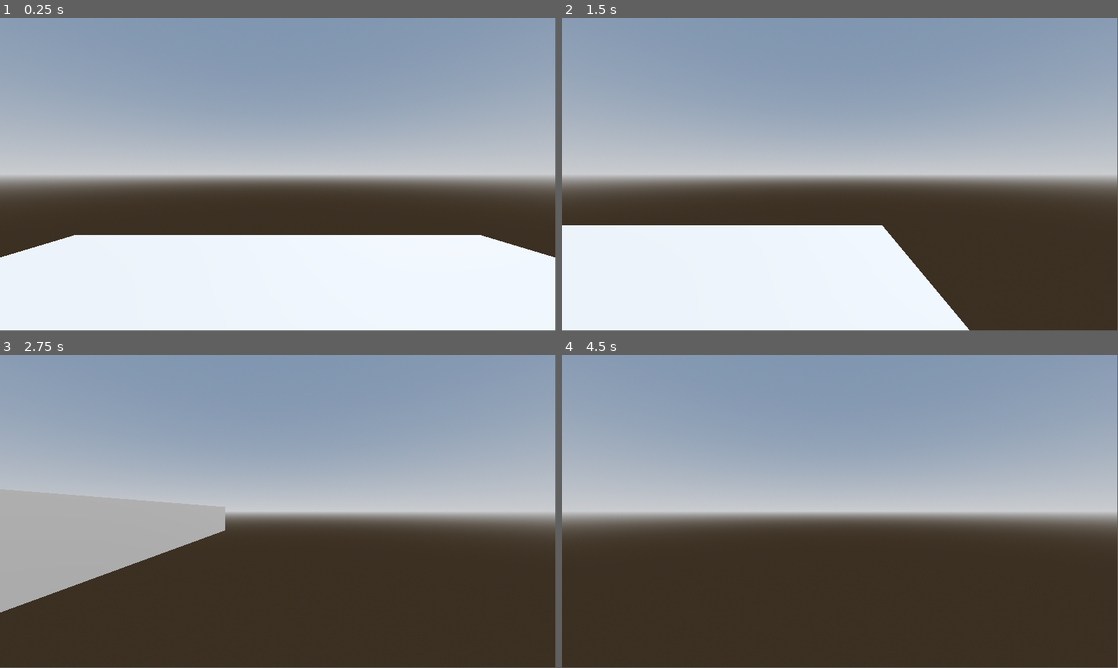
Above: before the commit, frames 1-4 (two rows, left to right).
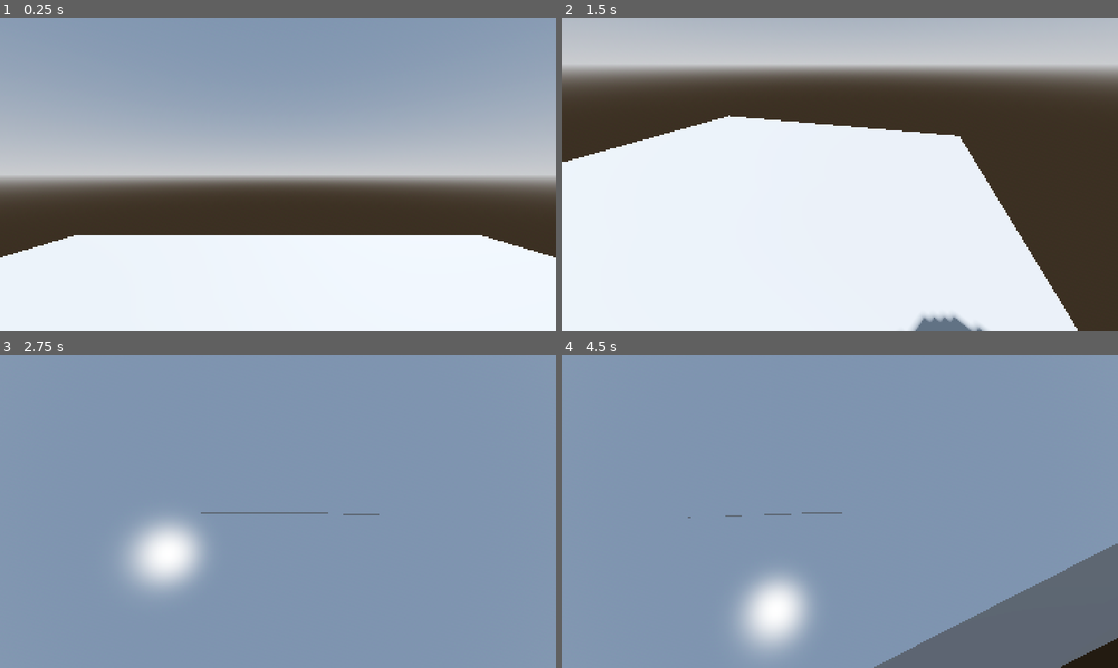
Above: after the commit, the same moments.

Repository: PixelSaver/WannaFall
Game: Godot game, scene res://Scenes/world.tscn
Two runs of this game, one before a commit and one after it. Both use one fixed random seed, a clock stepped at 60 frames per second and the inputs below.
Inputs (mouse positions are in pixels of both pictures, inside the frame that each line leads up to):
- Up to frame 1 (0.25 s): no input
- Up to frame 2 (1.5 s): tap Enter (ui_accept) at 0.5, 0.6 s; move the mouse to (962, 158) at 0.52 s; hold Right (ui_right) 0.53-1.28 s; tap Space (jump, bound only after the commit) at 0.77, 0.8, 1.07, 1.35 s; move the mouse to (728, 190) at 1.27 s; hold Down (ui_down) from 1.28 s (still down)
- Up to frame 3 (2.75 s): tap Space (jump, bound only after the commit) at 1.52, 1.82, 2.3 s; tap Enter (ui_accept) at 1.55, 2.1 s; move the mouse to (333, 442) at 2.02 s; release Down (ui_down) at 2.03 s; hold Right (ui_right) from 2.03 s (still down)
- Up to frame 4 (4.5 s): move the mouse to (812, 574) at 2.77 s; release Right (ui_right) at 2.78 s; hold Up (ui_up) 2.78-3.53 s; tap Enter (ui_accept) at 2.85, 4.35 s; tap Space (jump, bound only after the commit) at 3.02, 3.32, 3.6, 3.77, 4.07 s; move the mouse to (1006, 558) at 3.52 s; hold Left (ui_left) from 3.53 s (still down); move the mouse to (673, 464) at 4.27 s
In our replay, the window is 799x449 before the commit and 800x450 after it. These sizes can differ from the game's own. Grey fills any space a smaller window leaves; there, only what the larger window draws over its background counts as a difference.

The runs differ from the first frame. In frame 1, 0.1% of the frame differs, in the area x 0-100%, y 0-77%; in frame 2, 72%; in frame 3, 72%; in frame 4, 73%, in the area x 0-100%, y 0-100%.

Commit message:
got fps controls working (input and mouse)

Diff:
--- a/Scripts/player.gd
+++ b/Scripts/player.gd
@@ -3,7 +3,12 @@
 
 const SPEED = 5.0
 const JUMP_VELOCITY = 4.5
+@export var mouse_sensitivity : float = .01
+@onready var head: Node3D = $Head
+@onready var camera: Camera3D = $Head/Camera3D
 
+func _ready() -> void:
+	Input.mouse_mode = Input.MOUSE_MODE_CAPTURED
 
 func _physics_process(delta: float) -> void:
 	# Add the gravity.
@@ -11,13 +16,13 @@
 		velocity += get_gravity() * delta
 
 	# Handle jump.
-	if Input.is_action_just_pressed("ui_accept") and is_on_floor():
+	if Input.is_action_just_pressed("jump") and is_on_floor():
 		velocity.y = JUMP_VELOCITY
 
 	# Get the input direction and handle the movement/deceleration.
-	# As good practice, you should replace UI actions with custom gameplay actions.
-	var input_dir := Input.get_vector("ui_left", "ui_right", "ui_up", "ui_down")
-	var direction := (transform.basis * Vector3(input_dir.x, 0, input_dir.y)).normalized()
+
+	var input_dir := Input.get_vector("left", "right", "up", "down")
+	var direction := (head.basis * Vector3(input_dir.x, 0, input_dir.y)).normalized()
 	if direction:
 		velocity.x = direction.x * SPEED
 		velocity.z = direction.z * SPEED
@@ -26,3 +31,10 @@
 		velocity.z = move_toward(velocity.z, 0, SPEED)
 
 	move_and_slide()
+
+func _input(event: InputEvent) -> void:
+	if event is InputEventMouseMotion:
+		head.rotation.y -= event.relative.x * mouse_sensitivity
+		var rot_y = head.rotation.x - event.relative.y * mouse_sensitivity
+		rot_y = clamp(rot_y, -PI/2., PI/2.)
+		head.rotation.x = rot_y
--- a/project.godot
+++ b/project.godot
@@ -15,6 +15,44 @@
 config/features=PackedStringArray("4.5", "Forward Plus")
 config/icon="res://icon.svg"
 
+[display]
+
+window/size/viewport_width=1728
+window/size/viewport_height=972
+window/stretch/mode="canvas_items"
+
 [editor_plugins]
 
 enabled=PackedStringArray("res://addons/godot_super-wakatime/plugin.cfg")
+
+[input]
+
+left={
+"deadzone": 0.2,
+"events": [Object(InputEventKey,"resource_local_to_scene":false,"resource_name":"","device":-1,"window_id":0,"alt_pressed":false,"shift_pressed":false,"ctrl_pressed":false,"meta_pressed":false,"pressed":false,"keycode":0,"physical_keycode":65,"key_label":0,"unicode":97,"location":0,"echo":false,"script":null)
+, Object(InputEventKey,"resource_local_to_scene":false,"resource_name":"","device":-1,"window_id":0,"alt_pressed":false,"shift_pressed":false,"ctrl_pressed":false,"meta_pressed":false,"pressed":false,"keycode":0,"physical_keycode":4194319,"key_label":0,"unicode":0,"location":0,"echo":false,"script":null)
+]
+}
+right={
+"deadzone": 0.2,
+"events": [Object(InputEventKey,"resource_local_to_scene":false,"resource_name":"","device":-1,"window_id":0,"alt_pressed":false,"shift_pressed":false,"ctrl_pressed":false,"meta_pressed":false,"pressed":false,"keycode":0,"physical_keycode":68,"key_label":0,"unicode":100,"location":0,"echo":false,"script":null)
+, Object(InputEventKey,"resource_local_to_scene":false,"resource_name":"","device":-1,"window_id":0,"alt_pressed":false,"shift_pressed":false,"ctrl_pressed":false,"meta_pressed":false,"pressed":false,"keycode":0,"physical_keycode":4194321,"key_label":0,"unicode":0,"location":0,"echo":false,"script":null)
+]
+}
+up={
+"deadzone": 0.2,
+"events": [Object(InputEventKey,"resource_local_to_scene":false,"resource_name":"","device":-1,"window_id":0,"alt_pressed":false,"shift_pressed":false,"ctrl_pressed":false,"meta_pressed":false,"pressed":false,"keycode":0,"physical_keycode":87,"key_label":0,"unicode":119,"location":0,"echo":false,"script":null)
+, Object(InputEventKey,"resource_local_to_scene":false,"resource_name":"","device":-1,"window_id":0,"alt_pressed":false,"shift_pressed":false,"ctrl_pressed":false,"meta_pressed":false,"pressed":false,"keycode":0,"physical_keycode":4194320,"key_label":0,"unicode":0,"location":0,"echo":false,"script":null)
+]
+}
+down={
+"deadzone": 0.2,
+"events": [Object(InputEventKey,"resource_local_to_scene":false,"resource_name":"","device":-1,"window_id":0,"alt_pressed":false,"shift_pressed":false,"ctrl_pressed":false,"meta_pressed":false,"pressed":false,"keycode":0,"physical_keycode":83,"key_label":0,"unicode":115,"location":0,"echo":false,"script":null)
+, Object(InputEventKey,"resource_local_to_scene":false,"resource_name":"","device":-1,"window_id":0,"alt_pressed":false,"shift_pressed":false,"ctrl_pressed":false,"meta_pressed":false,"pressed":false,"keycode":0,"physical_keycode":4194322,"key_label":0,"unicode":0,"location":0,"echo":false,"script":null)
+]
+}
+jump={
+"deadzone": 0.2,
+"events": [Object(InputEventKey,"resource_local_to_scene":false,"resource_name":"","device":-1,"window_id":0,"alt_pressed":false,"shift_pressed":false,"ctrl_pressed":false,"meta_pressed":false,"pressed":false,"keycode":0,"physical_keycode":32,"key_label":0,"unicode":32,"location":0,"echo":false,"script":null)
+]
+}
